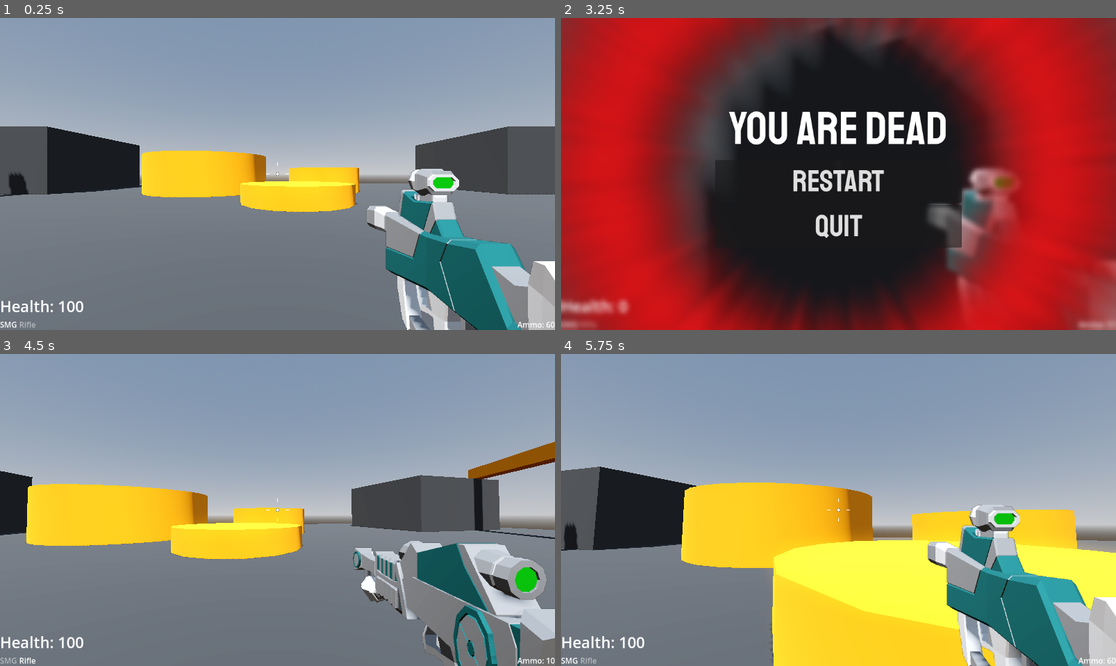
Above: before the commit, frames 1-4 (two rows, left to right).
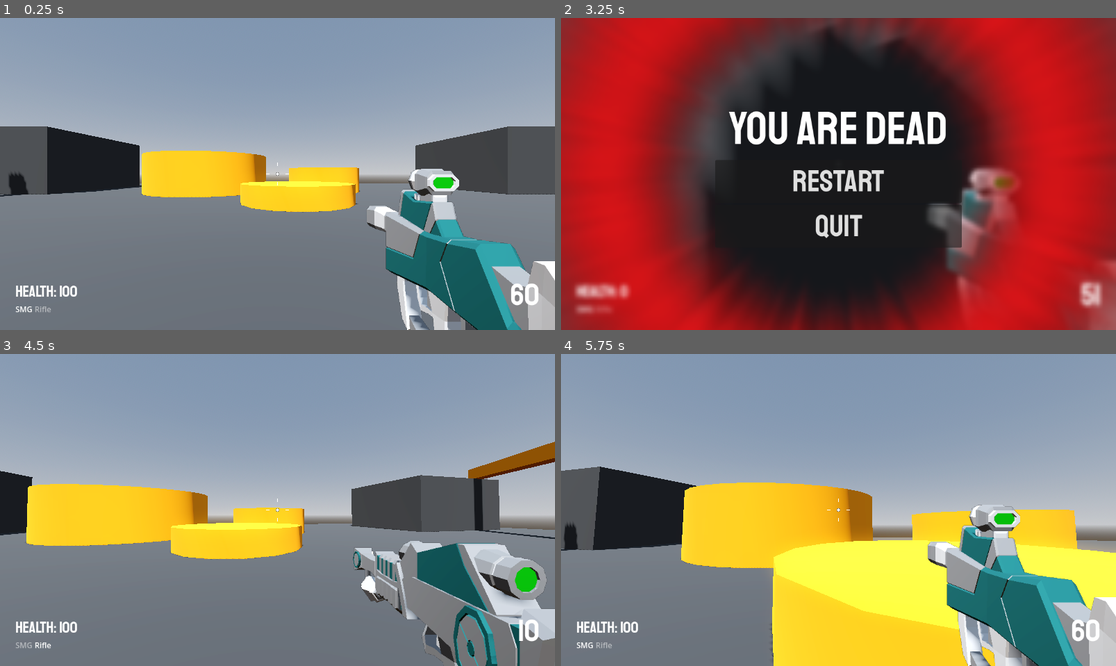
Above: after the commit, the same moments.

Repository: SugarF0x/robage-3d
Game: Godot game, scene res://Levels/sandbox.tscn
Same seed, same stepped clock (60 frames per second), same inputs: the game is played once before the commit and once after it.
Inputs (mouse positions are in pixels of both pictures, inside the frame that each line leads up to):
- Up to frame 1 (0.25 s): no input
- Up to frame 2 (3.25 s): tap Enter at 0.5 s; move the mouse to (866, 174) at 0.52 s; press the mouse at (866, 174) at 0.53 s; hold W (move_forward) from 0.53 s (still down); tap Space (jump) at 0.77, 1.52, 3.02 s; move the mouse to (810, 174) at 1.27 s; release the mouse at (810, 174) at 1.28 s; tap Mouse wheel down (scroll_down) at 1.35 s; move the mouse to (849, 167) at 2.02 s; tap Mouse wheel up (scroll_up) at 2.1 s; move the mouse to (832, 180) at 2.77 s; click (832, 180) at 2.85 s
- Up to frame 3 (4.5 s): release W (move_forward) at 3.5 s; click "Restart" at 3.5 s; tap R (restart) at 4.25 s; move the mouse to (316, 513) at 4.27 s; hold W (move_forward) from 4.28 s (still down); tap Mouse wheel down (scroll_down) at 4.35 s
- Up to frame 4 (5.75 s): keep holding W (move_forward); tap Space (jump) at 4.52, 5.27 s; move the mouse to (794, 506) at 5.02 s; tap Mouse wheel up (scroll_up) at 5.1 s

The runs differ from the first frame. In frame 1, 0.8% of the frame differs, in the area x 0-100%, y 85-100%; in frame 2, 1.5%, in the area x 0-100%, y 84-100%; in frame 3, 0.8%; in frame 4, 0.8%.

Commit message:
style labels a bit

Diff:
--- a/Player/AmmoPouch.gd
+++ b/Player/AmmoPouch.gd
@@ -35,4 +35,4 @@
 
 func update_ammo_label() -> void:
 	if not active_ammo_type is AmmoType or not weapon_ammo_label: return
-	weapon_ammo_label.text = "Ammo: " + str(ammo_storage[active_ammo_type])
+	weapon_ammo_label.text = str(ammo_storage[active_ammo_type])
--- a/Player/player.tscn
+++ b/Player/player.tscn
@@ -9,6 +9,7 @@
 [ext_resource type="Texture2D" uid="uid://dkneygrxmp001" path="res://Player/damage.png" id="4_8tbaw"]
 [ext_resource type="Script" path="res://Player/AmmoPouch.gd" id="6_3ag8h"]
 [ext_resource type="PackedScene" uid="uid://dxggjp3t0lo3y" path="res://Player/game_over_menu.tscn" id="6_wjtpa"]
+[ext_resource type="FontFile" uid="uid://d1u2a5yl3qceq" path="res://Assets/Fonts/Staatliches-Regular.ttf" id="8_lxe8p"]
 
 [sub_resource type="CapsuleMesh" id="CapsuleMesh_abywv"]
 
@@ -99,6 +100,14 @@
 "TakeDamage": SubResource("Animation_5y7um")
 }
 
+[sub_resource type="LabelSettings" id="LabelSettings_amvo1"]
+font = ExtResource("8_lxe8p")
+font_size = 32
+
+[sub_resource type="LabelSettings" id="LabelSettings_6r15l"]
+font = ExtResource("8_lxe8p")
+font_size = 64
+
 [node name="Player" type="CharacterBody3D" groups=["player"]]
 script = ExtResource("1_usll7")
 
@@ -176,26 +185,28 @@
 pivot_offset = Vector2(576, 324)
 texture = ExtResource("4_8tbaw")
 
-[node name="HUD" type="Control" parent="CanvasLayer"]
-layout_mode = 3
-anchors_preset = 15
-anchor_right = 1.0
-anchor_bottom = 1.0
-grow_horizontal = 2
-grow_vertical = 2
+[node name="HUD" type="MarginContainer" parent="CanvasLayer"]
+anchors_preset = 15
+anchor_right = 1.0
+anchor_bottom = 1.0
+grow_horizontal = 2
+grow_vertical = 2
+theme_override_constants/margin_left = 32
+theme_override_constants/margin_top = 32
+theme_override_constants/margin_right = 32
+theme_override_constants/margin_bottom = 32
 
 [node name="VBoxContainer" type="VBoxContainer" parent="CanvasLayer/HUD"]
-layout_mode = 1
-anchors_preset = 2
-anchor_top = 1.0
-anchor_bottom = 1.0
-grow_vertical = 0
+layout_mode = 2
+size_flags_horizontal = 0
+size_flags_vertical = 8
 
 [node name="PlayerHealthLabel" type="Label" parent="CanvasLayer/HUD/VBoxContainer"]
 unique_name_in_owner = true
 layout_mode = 2
 theme_override_font_sizes/font_size = 32
 text = "Health text"
+label_settings = SubResource("LabelSettings_amvo1")
 
 [node name="WeaponSlingLabelContainer" type="HBoxContainer" parent="CanvasLayer/HUD/VBoxContainer"]
 unique_name_in_owner = true
@@ -205,18 +216,13 @@
 layout_mode = 2
 text = "Some Weapon"
 
-[node name="WeaponAmmoLabel" type="Label" parent="CanvasLayer"]
-unique_name_in_owner = true
-anchors_preset = 3
-anchor_left = 1.0
-anchor_top = 1.0
-anchor_right = 1.0
-anchor_bottom = 1.0
-offset_left = -173.0
-offset_top = -23.0
-grow_horizontal = 0
-grow_vertical = 0
+[node name="WeaponAmmoLabel" type="Label" parent="CanvasLayer/HUD"]
+unique_name_in_owner = true
+layout_mode = 2
+size_flags_horizontal = 8
+size_flags_vertical = 8
 text = "Ammo: 999"
+label_settings = SubResource("LabelSettings_6r15l")
 horizontal_alignment = 2
 
 [node name="CrosshairContainer" type="CenterContainer" parent="CanvasLayer"]
Not shown: 1 places in Player/player.tscn that only renumber resources
